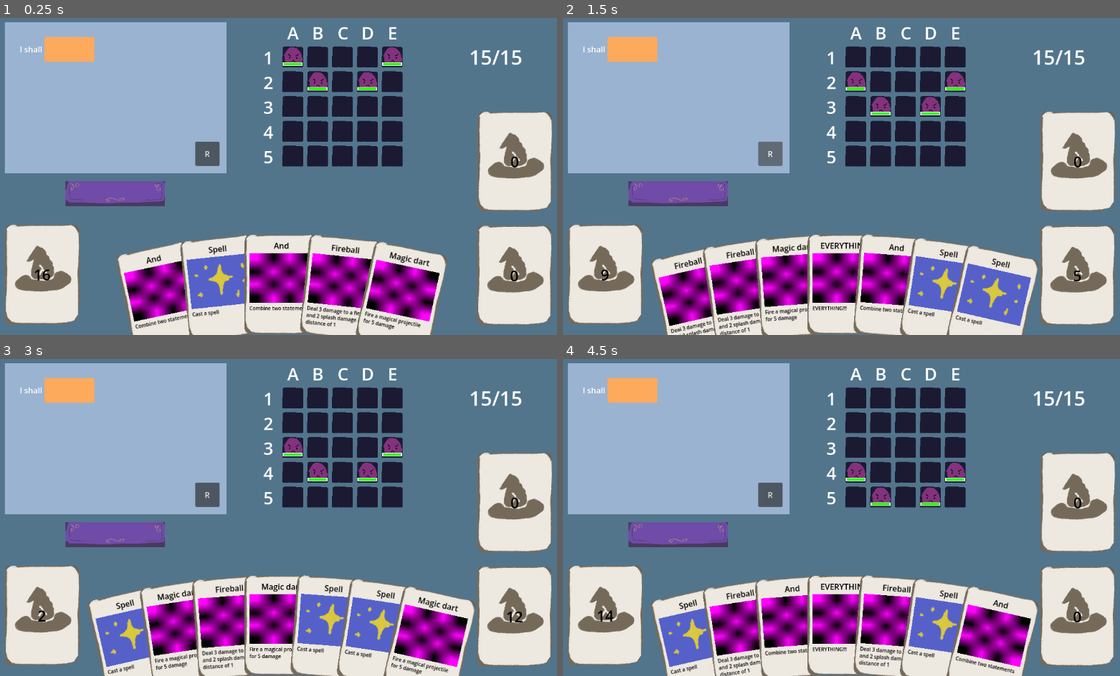
Above: before the commit, frames 1-4 (two rows, left to right).
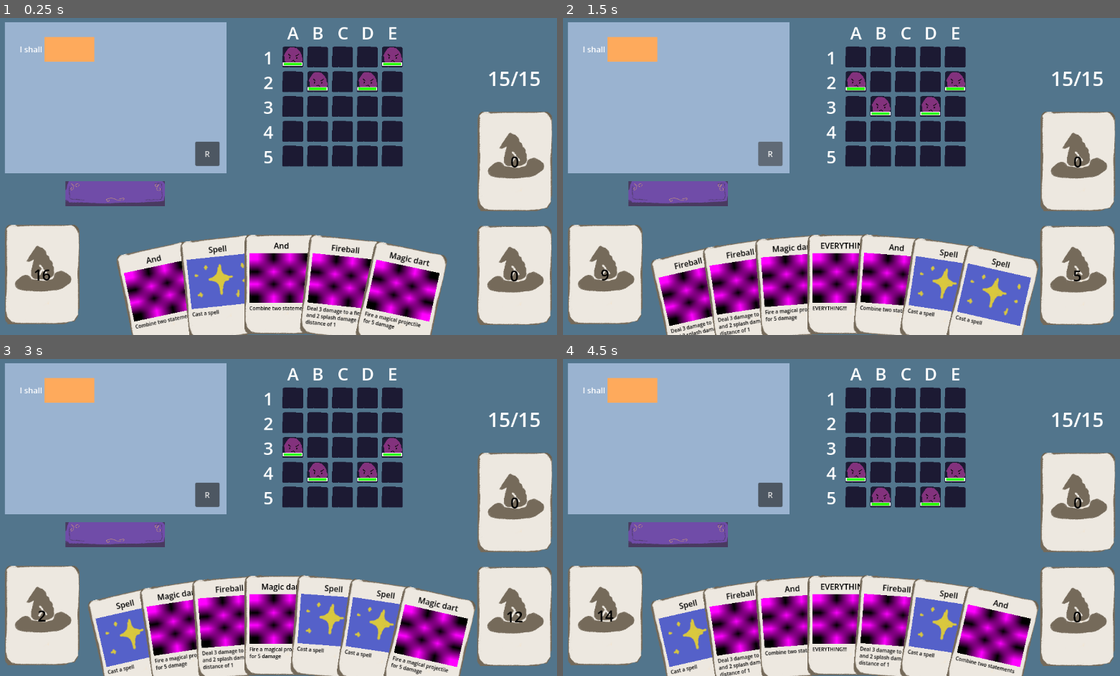
Above: after the commit, the same moments.

Repository: FlyingCheeseDemon/lexomancer
Game: Godot game, scene res://scenes/main.tscn
The game is run twice, just before and just after one commit, with the same random seed, the same clock (stepped at 60 frames per second) and the same inputs.
Inputs (mouse positions are in pixels of both pictures, inside the frame that each line leads up to):
- Up to frame 1 (0.25 s): no input
- Up to frame 2 (1.5 s): click (679, 192) at 0.5 s; click "R" at 1.25 s
- Up to frame 3 (3 s): click "R" at 2 s; click (116, 533) at 2.75 s
- Up to frame 4 (4.5 s): click "R" at 3.5 s; click (679, 533) at 4.25 s

The runs differ from the first frame. In frame 1, 0.4% of the frame differs, in the area x 84-97%, y 10-22%; in frame 2, 0.4%; in frame 3, 0.4%; in frame 4, 0.4%.

Commit message:
player can get attacked now by rank 5 enemies

Diff:
--- a/scenes/game.tscn
+++ b/scenes/game.tscn
@@ -33,10 +33,10 @@
 texture_normal = ExtResource("6_p57ef")
 
 [node name="PlayerHealthLabel" type="Label" parent="." unique_id=857403667]
-offset_left = 945.0
-offset_top = 56.0
-offset_right = 1085.0
-offset_bottom = 119.0
+offset_left = 982.0
+offset_top = 99.0
+offset_right = 1122.0
+offset_bottom = 162.0
 theme_override_font_sizes/font_size = 40
 text = "10/10"
 horizontal_alignment = 1
@@ -46,5 +46,7 @@
 max_health = 15
 
 [connection signal="cell_clicked" from="Battlefield" to="." method="_on_battlefield_cell_clicked"]
+[connection signal="player_attacked" from="Battlefield" to="." method="_on_battlefield_player_attacked"]
 [connection signal="button_up" from="EndTurnButton" to="." method="_on_end_turn_button_button_up"]
 [connection signal="health_changed" from="Player" to="." method="_on_player_health_changed"]
+[connection signal="i_died" from="Player" to="." method="_on_player_i_died"]
--- a/scripts/battlefield.gd
+++ b/scripts/battlefield.gd
@@ -12,6 +12,7 @@
 var battlefield_grid: Array[Array]
 
 signal cell_clicked
+signal player_attacked
 
 func _ready() -> void:
 	battlefield_grid = []
@@ -76,8 +77,8 @@
 				# it's gonna depend tbd
 				pass
 		else:
-			# attack the player
-			pass
+			player_attacked.emit(enemy.data.attack_strength)
+
 func get_enemies_in_action_order() -> Array[Entity]:
 	var enemies:Array[Entity] = []
 	for row_inx in range(self.height-1,-1,-1):
--- a/scripts/game.gd
+++ b/scripts/game.gd
@@ -41,3 +41,9 @@
 
 func _on_player_health_changed() -> void:
 	update_player_health_label()
+
+func _on_player_i_died() -> void:
+	pass # TODO: GAME OVER
+
+func _on_battlefield_player_attacked(attack_damage:int) -> void:
+	player.reduce_health(attack_damage)
